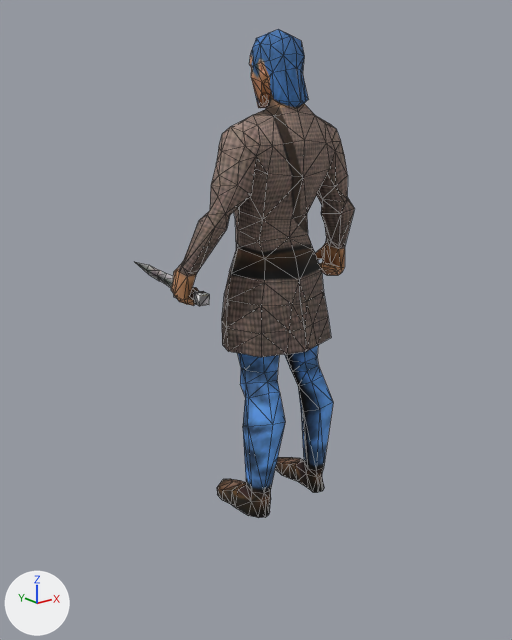
An edit to the glTF model assets/models/units/brit_villager.glb, drawn before and after from the same camera.
The view is the same before and after, from a 50 mm lens placed at (-1.61, -2.05, 1.49), pointed at (-0.01, -0.04, 0.68). Arrows for +X, +Y and +Z are at lower left; the lights stay in place. The picture after the commit comes second. Mesh edges are drawn as thin lines. Where no turn or scale is listed for an object, it has been applied to the vertices. Vertices at exactly the same position are counted once.

Names of what the first picture shows: 'brit_villager_part0', 'brit_villager_part1', 'brit_villager_part2'.
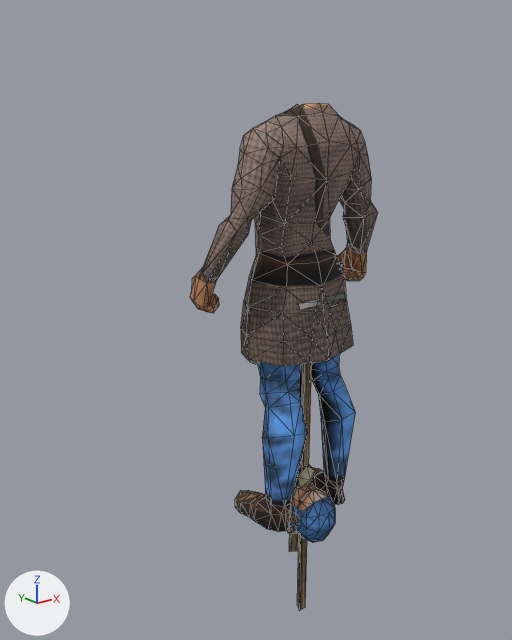
Not visible in the pictures: 'tool_GatherMeat'.

What the commit changed:
me_brit_villager_part0 is used by ob_brit_villager_part0; location (0.0, -0.152, 0.0).
me_brit_villager_part0 had 460 vertices, 884 faces and spanned x -0.38..0.38, y -0.17..0.16, z 0.0..1.53.
me_brit_villager_part0 now has 460 vertices, 884 faces and spans x -0.38..0.38, y -0.17..0.16, z 0.0..1.47.
me_brit_villager_part0 part 1: 23 of 460 vertices moved; they spanned x -0.05..0.05, y -0.06..0.03, z 1.48..1.53 and now span x -0.05..0.05, y -0.06..0.01, z 0.0..1.46; mean shift (0.0, -0.01, -0.83); largest move (0.0, -0.01, 1.53) -> (0.0, -0.03, 0.0).
me_brit_villager_part1 is used by ob_brit_villager_part1; location (0.0, -0.152, 0.0).
me_brit_villager_part1 had 90 vertices, 166 faces and spanned x -0.076..0.076, y -0.114..0.121, z 1.453..1.7.
me_brit_villager_part1 now has 90 vertices, 166 faces and spans x -0.076..0.076, y -0.198..0.06, z -0.098..0.127.
me_brit_villager_part1 part 2: the whole mesh is turned 98.2 degrees about the x axis through its middle, then moved by (0.0, -0.079, -1.573).
Mesh me_brit_villager_part8 is new.
It has 23 vertices, 36 faces and spans x -0.059..0.059, y -0.089..0.089, z -0.209..0.204.
It uses material mat_mat2 (picture img_tex2).
Mesh me_brit_villager_part7 is new.
It has 56 vertices, 104 faces and spans x -0.201..0.195, y -0.024..0.026, z -0.119..0.679.
It uses material mat_mat2 (picture img_tex2).
Mesh me_brit_villager_part4 is new.
It has 41 vertices, 78 faces and spans x -0.018..0.018, y -0.042..0.042, z -0.111..0.396.
It uses material mat_mat2 (picture img_tex2).
Mesh me_brit_villager_part3 is new.
It has 17 vertices, 20 faces and spans x -0.104..0.11, y -0.128..0.143, z -0.451..0.844.
It uses material mat_mat2 (picture img_tex2).
Mesh me_brit_villager_part2_1 is new.
It has 56 vertices, 104 faces and spans x -0.033..0.202, y -0.024..0.025, z -0.124..0.708.
It uses material mat_mat2 (picture img_tex2).
Object 'brit_villager_part0' (ob_brit_villager_part0) moves from (0.0, -0.152, 0.0) to (0.001, -0.265, 0.0).
Object 'brit_villager_part1' (ob_brit_villager_part1) moves from (0.0, -0.152, 0.0) to (0.001, -0.265, 0.0).
Object 'brit_villager_part2' (ob_brit_villager_part2) is deleted.
Object 'tool_Build' (ob_tool_build) is new; it shows me_brit_villager_part8.
Its location is (0.001, -0.265, 0.0).
Object 'tool_GatherOre_2' (ob_tool_gatherore_2) is new; it shows me_brit_villager_part7.
Its location is (0.001, -0.265, 0.0).
Object 'tool_GatherMeat' (ob_tool_gathermeat) is new; it shows me_brit_villager_part4.
Its location is (0.001, -0.265, 0.0).
Object 'tool_GatherGrain' (ob_tool_gathergrain) is new; it shows me_brit_villager_part3.
Its location is (0.001, -0.265, 0.0).
Object 'tool_GatherTree' (ob_tool_gathertree) is new; it shows me_brit_villager_part2_1.
Its location is (0.001, -0.265, 0.0).

Pixel boxes [x1, y1, x2, y2] of what changed, in the pictures (512 x 640 px; the box of a moved part takes in the faces that stretch with it):
'brit_villager_part0', reshaped, moved
    before: [171, 93, 354, 518]
    after: [190, 103, 378, 532]
'brit_villager_part1', moved, turned
    before: [249, 29, 308, 108]
    after: [289, 485, 335, 543]
'tool_GatherGrain', added
    after: [297, 293, 346, 611]
'brit_villager_part2', deleted
    before: [135, 262, 210, 306]
'tool_Build', added
    after: [289, 461, 315, 552]
'tool_GatherTree', added (mostly hidden)
    after: [287, 526, 297, 534]
'tool_GatherOre_2', added (mostly hidden)
    after: [249, 360, 261, 364]
part 1 of me_brit_villager_part0, moved or reshaped (mostly hidden)
    before: [266, 93, 281, 109]
    after: [291, 104, 303, 405]
